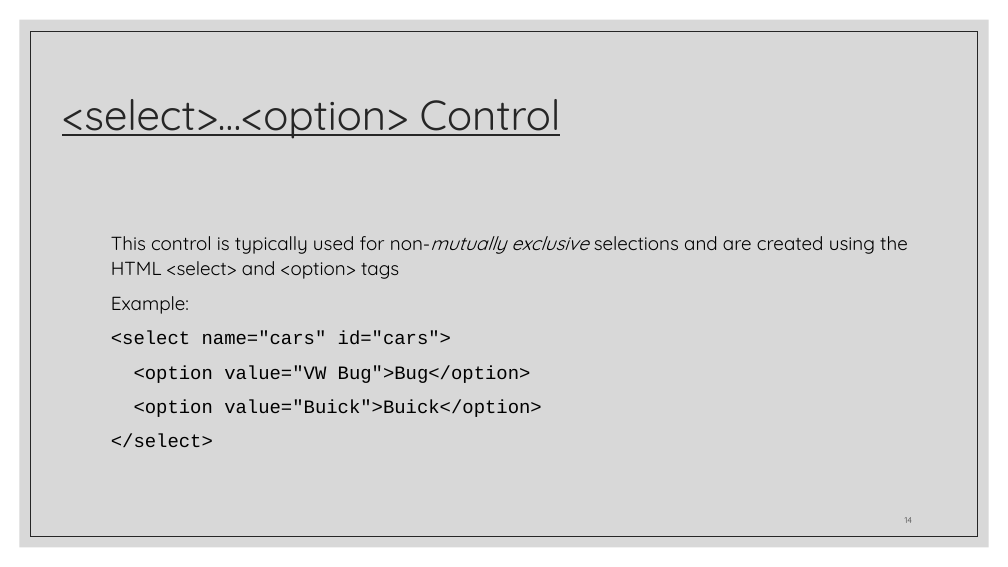
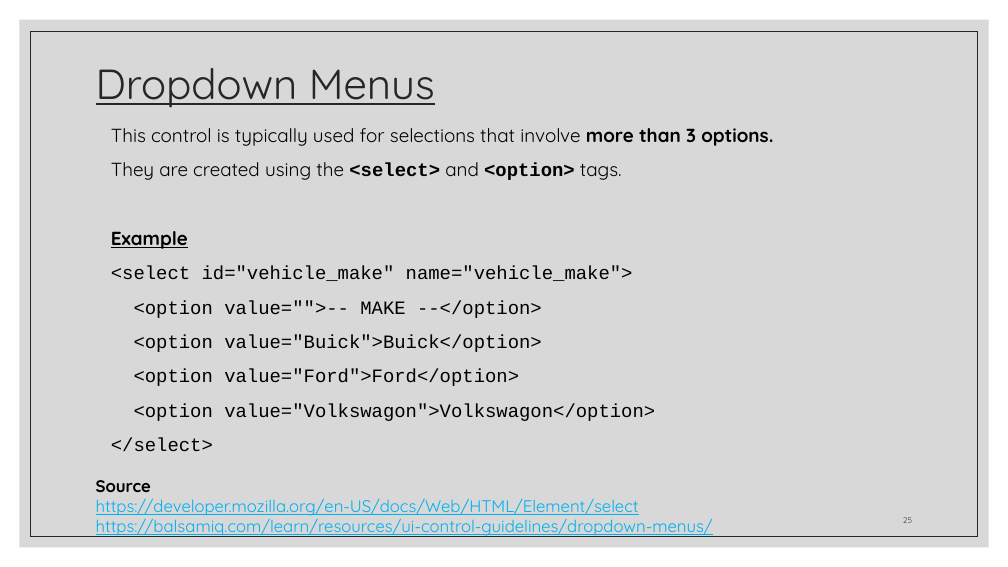
Before and after one commit to zackstotts/base-node-curriculum, a slide deck: slide 25 of unit_00/html_review/02 HTML Forms.pptx (slide 14 before the commit). Drawn at 1008x567 pixels with LibreOffice and Linux fonts; fonts in the diff are those of the drawing. Boxes give left, top, right and bottom in pixels: in the first picture for what was removed or moved away, otherwise in the second. Text is boxed around its words. In the diff, an @@ line names an element or a change of style, - is before the commit and + after.

Commit message:
Working on HTML form slides.

```diff
--- a/unit_00/html_review/02 HTML Forms.pptx
+++ b/unit_00/html_review/02 HTML Forms.pptx
@@ title at <box>96,68,435,108</box>: text changed @@
-<select>…<option> Control
+Dropdown Menus
@@ text "This control is typically used ...": place and size @@
-text "This control is typically used ..." at <box>111,236,908,447</box>
+text "This control is typically used ..." at <box>111,128,773,451</box>
@@ text at <box>111,128,773,318</box>: text changed @@
-This control is typically used for non-mutually exclusive selections and are created using the HTML <select> and <option> tags
-Example:
-<select name="cars" id="cars">
-<option value="VW Bug">Bug</option>
+This control is typically used for selections that involve more than 3 options.
+They are created using the <select> and <option> tags.
+Example
+<select id="vehicle_make" name="vehicle_make">
+<option value="">-- MAKE --</option>
@@ text at <box>134,369,655,421</box>: paragraphs added @@
+<option value="Ford">Ford</option>
+<option value="Volkswagon">Volkswagon</option>
@@ text added at <box>96,480,713,537</box>, 16 pt, text #00B0F0, underline @@
+Source
+https://developer.mozilla.org/en-US/docs/Web/HTML/Element/select
+https://balsamiq.com/learn/resources/ui-control-guidelines/dropdown-menus/
@@ page number at <box>903,517,912,523</box>: text changed @@
-14
+25
```
Also in this commit, not shown: 18 other slides changed, 17 slides added, 3 slides removed, 1 other file.
